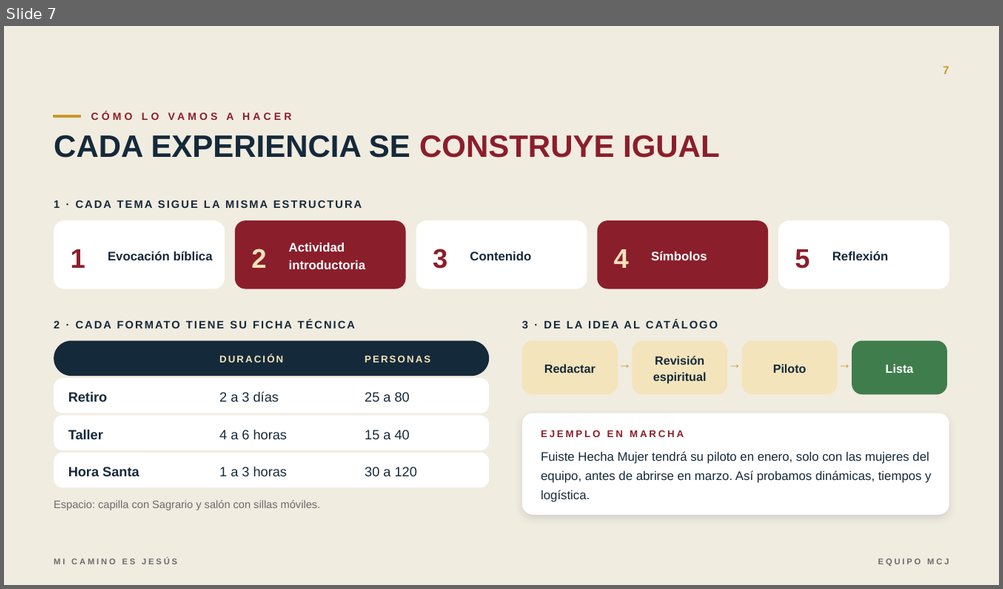
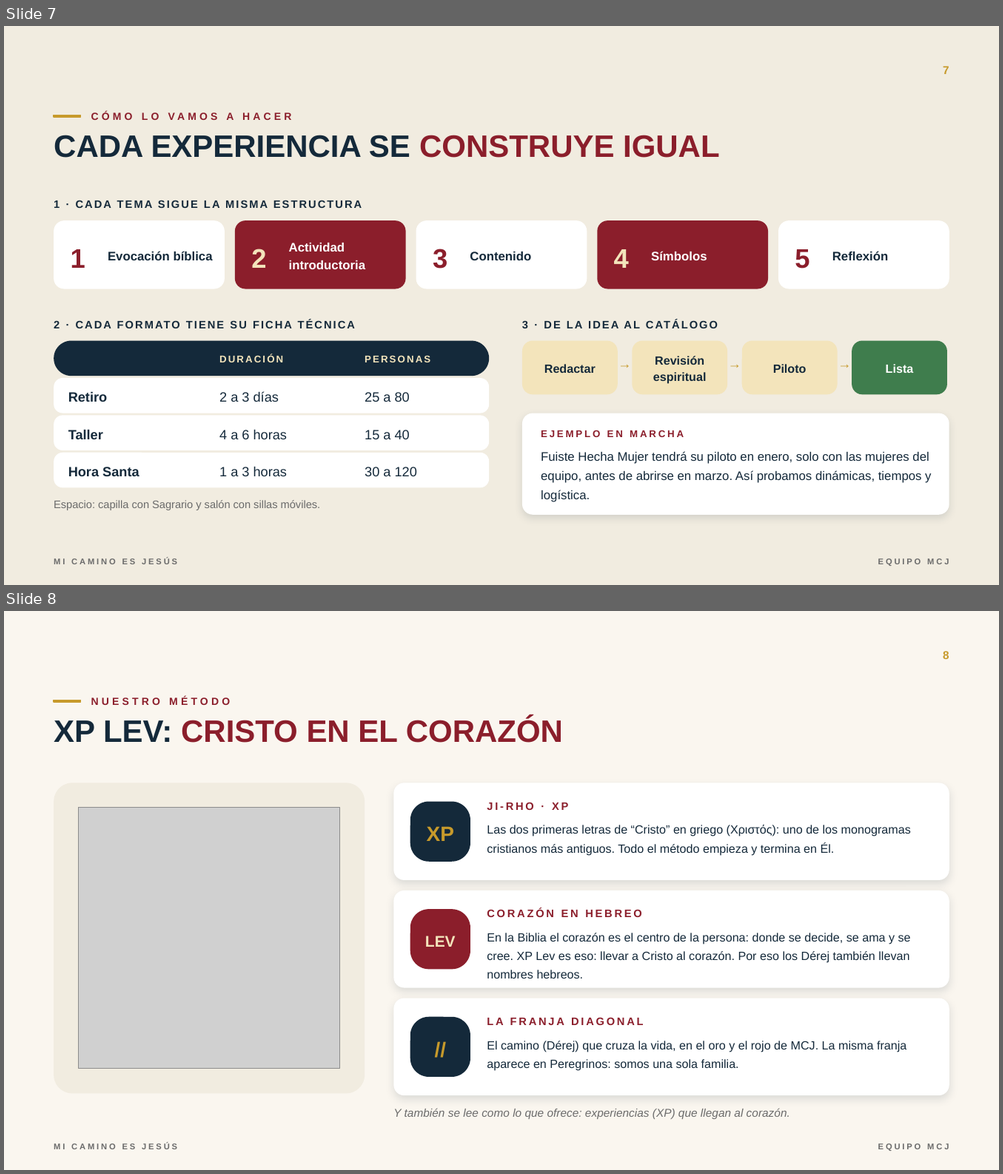
Before and after one commit to iikno/micaminoesjesus, a slide deck: presentacion/MCJ-Presentacion-Equipo.pptx. Shown one above the other, each under a label of ours: slide 7 before the commit, slides 7 and 8 after it. The pictures are 1003x589 and 1003x1174 pixels, drawn with LibreOffice and Linux fonts; fonts in the diff are those of the drawing; grey boxes stand for pictures; background and template pictures are left out. Boxes give left, top, right and bottom in pixels: in the first picture for what was removed or moved away, otherwise in the second. Text is boxed around its words. In the diff, an @@ line names an element or a change of style, - is before the commit and + after.

```diff
--- a/presentacion/MCJ-Presentacion-Equipo.pptx
+++ b/presentacion/MCJ-Presentacion-Equipo.pptx
@@ slide 8 added at bbox=[4, 611, 999, 1170], background #FAF6EF; not listed: 3 template elements that a slide beside it also shows @@
@@ page number added at bbox=[942, 651, 949, 659], 11 pt, text #C79A2B, bold @@
+8
@@ text added at bbox=[91, 697, 230, 705], 10 pt, text #8B1E2B, bold @@
+NUESTRO MÉTODO
@@ title added at bbox=[54, 717, 563, 743], 30 pt, text #8B1E2B, bold @@
+XP LEV: CRISTO EN EL CORAZÓN
@@ rounded rectangle added at bbox=[54, 783, 365, 1094], fill #F1ECE0 @@
@@ rounded rectangle added at bbox=[393, 783, 948, 881], fill #FFFFFF @@
@@ picture added at bbox=[79, 808, 340, 1069] @@
@@ rounded rectangle added at bbox=[410, 802, 470, 863], fill #14293A @@
@@ text added at bbox=[486, 802, 568, 810], 10.5 pt, text #8B1E2B, bold @@
+JI-RHO · XP
@@ text added at bbox=[427, 826, 454, 841], 20 pt, text #C79A2B, bold @@
+XP
@@ text added at bbox=[486, 825, 910, 855], 11.5 pt, text #14293A @@
+Las dos primeras letras de “Cristo” en griego (Χριστός): uno de los monogramas cristianos más antiguos. Todo el método empieza y termina en Él.
@@ rounded rectangle added at bbox=[393, 891, 948, 988], fill #FFFFFF @@
@@ rounded rectangle added at bbox=[410, 909, 470, 970], fill #8B1E2B @@
@@ text added at bbox=[486, 909, 642, 917], 10.5 pt, text #8B1E2B, bold @@
+CORAZÓN EN HEBREO
@@ text added at bbox=[425, 936, 455, 947], 15 pt, text #F3E4BB, bold @@
+LEV
@@ text added at bbox=[486, 933, 910, 979], 11.5 pt, text #14293A @@
+En la Biblia el corazón es el centro de la persona: donde se decide, se ama y se cree. XP Lev es eso: llevar a Cristo al corazón. Por eso los Dérej también llevan nombres hebreos.
@@ rounded rectangle added at bbox=[393, 998, 948, 1096], fill #FFFFFF @@
@@ rounded rectangle added at bbox=[410, 1017, 470, 1077], fill #14293A @@
@@ text added at bbox=[410, 1017, 470, 1077], 20 pt, text #C79A2B, bold @@
+//
@@ text added at bbox=[486, 1017, 643, 1025], 10.5 pt, text #8B1E2B, bold @@
+LA FRANJA DIAGONAL
@@ text added at bbox=[486, 1041, 906, 1071], 11.5 pt, text #14293A @@
+El camino (Dérej) que cruza la vida, en el oro y el rojo de MCJ. La misma franja aparece en Peregrinos: somos una sola familia.
@@ text added at bbox=[393, 1108, 790, 1119], 11 pt, text #6B6B6B, italic @@
+Y también se lee como lo que ofrece: experiencias (XP) que llegan al corazón.
```
Also in this commit, not shown: 9 slides changed, 1 other slide added, 2 other files.
